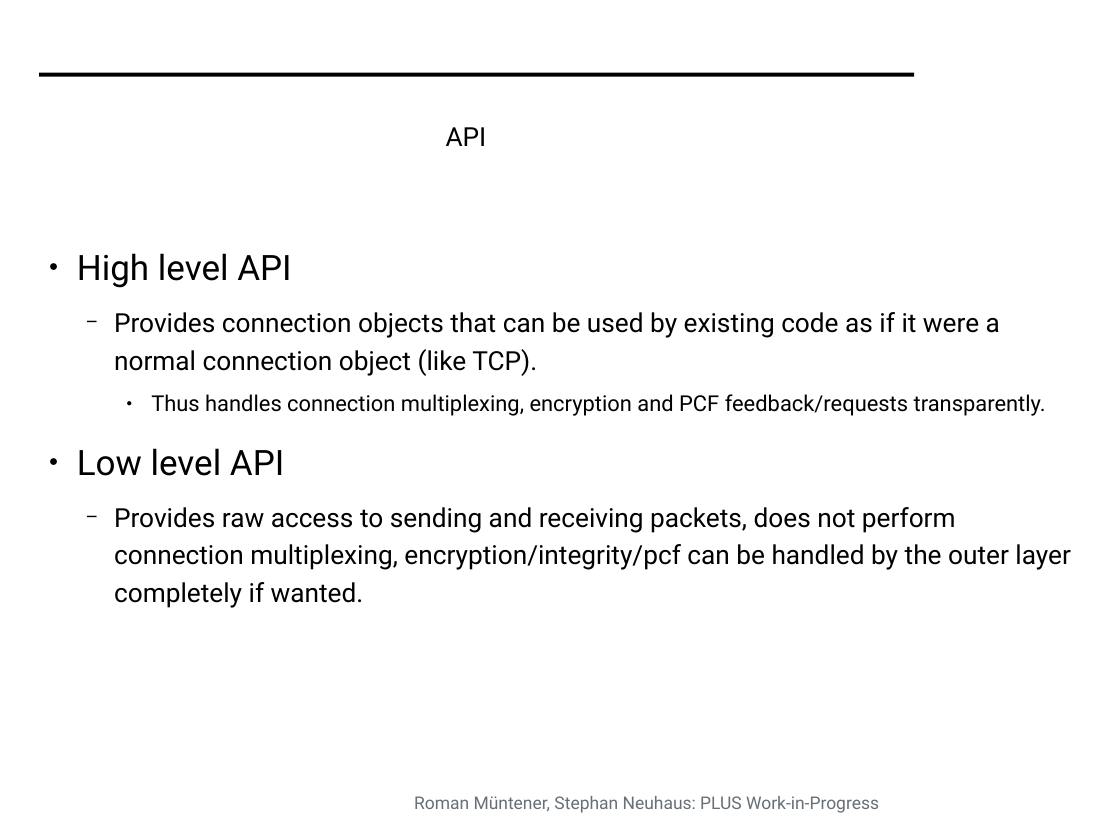
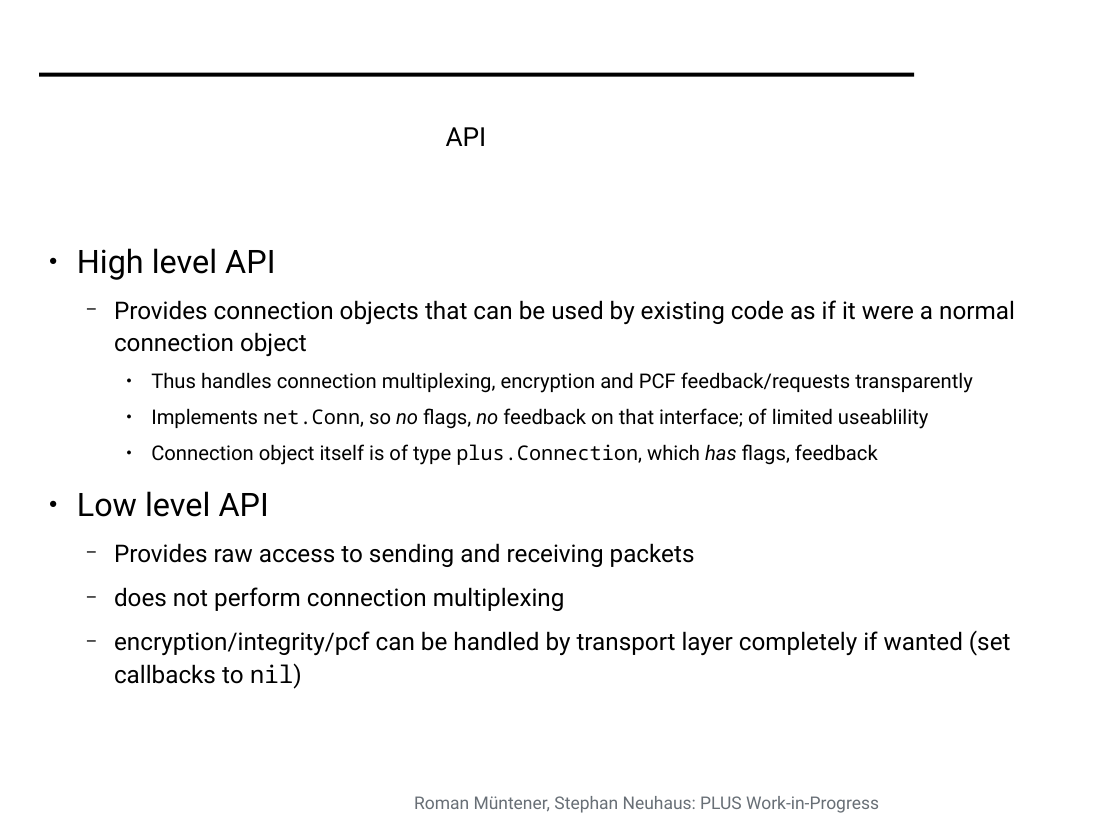
Before and after one commit to mami-project/roadshows, a slide deck: slide 7 of mami-oslo/PLUS_WIP.odp. Drawn at 1120x840 pixels with LibreOffice and Linux fonts; fonts in the diff are those of the drawing; background and template pictures are left out. Boxes give left, top, right and bottom in pixels: in the first picture for what was removed or moved away, otherwise in the second. Text is boxed around its words. In the diff, an @@ line names an element or a change of style, - is before the commit and + after.

```diff
--- a/mami-oslo/PLUS_WIP.odp
+++ b/mami-oslo/PLUS_WIP.odp
@@ text at [77, 248, 275, 517]: size 32 to 29.6 pt in "High level API", "Low level API"; line spacing 1.2 to 1.1 @@
@@ text at [114, 300, 1015, 465]: text changed; size 24 to 18.5 pt @@
-  − Provides connection objects that can be used by existing code as if it were a normal connection object (like TCP).
-    ● Thus handles connection multiplexing, encryption and PCF feedback/requests transparently.
+  − Provides connection objects that can be used by existing code as if it were a normal connection object
+    ● Thus handles connection multiplexing, encryption and PCF feedback/requests transparently
+    ● Implements net.Conn, so no flags, no feedback on that interface; of limited useablility
+    ● Connection object itself is of type plus.Connection, which has flags, feedback
@@ text at [114, 543, 1011, 689]: text changed; size 24 to 22.2 pt @@
-  − Provides raw access to sending and receiving packets, does not perform connection multiplexing, encryption/integrity/pcf can be handled by the outer layer completely if wanted.
+  − Provides raw access to sending and receiving packets
+  − does not perform connection multiplexing
+  − encryption/integrity/pcf can be handled by transport layer completely if wanted (set callbacks to nil)
```
Also in this commit, not shown: 9 other slides changed.
